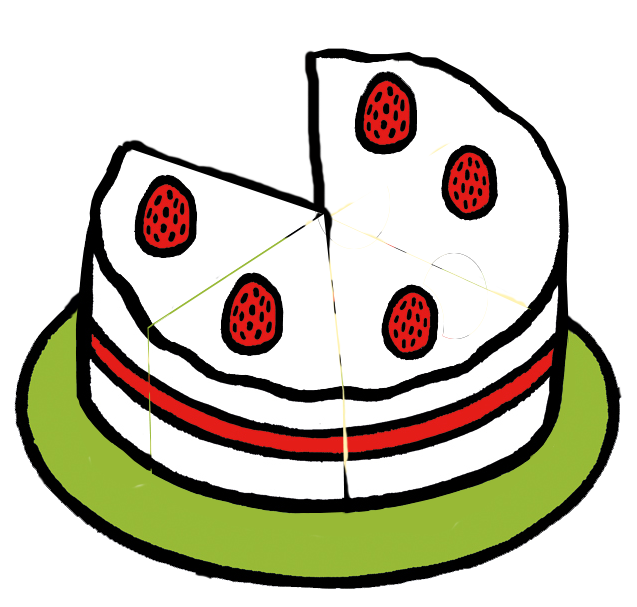
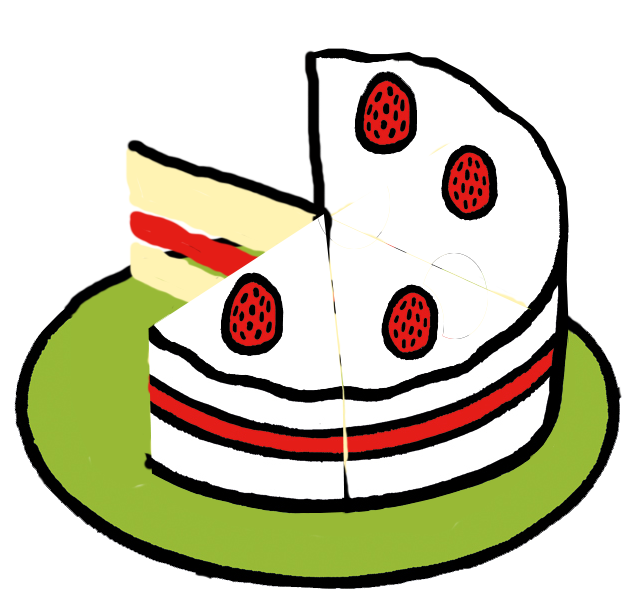
Comparing the layer stacks of the two 637×607 images. Changes:
hid "base5" over [75, 140, 322, 472]
showed "filling4" over [125, 145, 322, 346]
